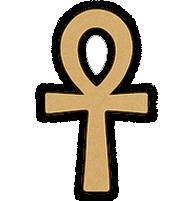
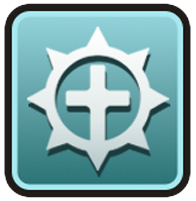
Layer changes from the first 196 x 201 image to the second:
added layer "Lager 3" above "Lager 2" over [4, 2, 191, 199]
hid "Lager 2" over [18, 0, 178, 201]